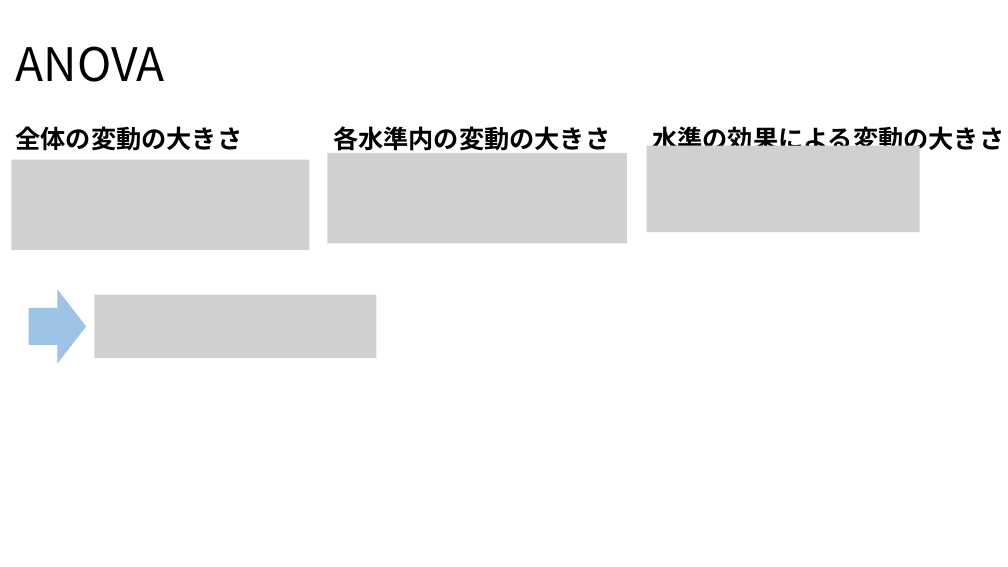
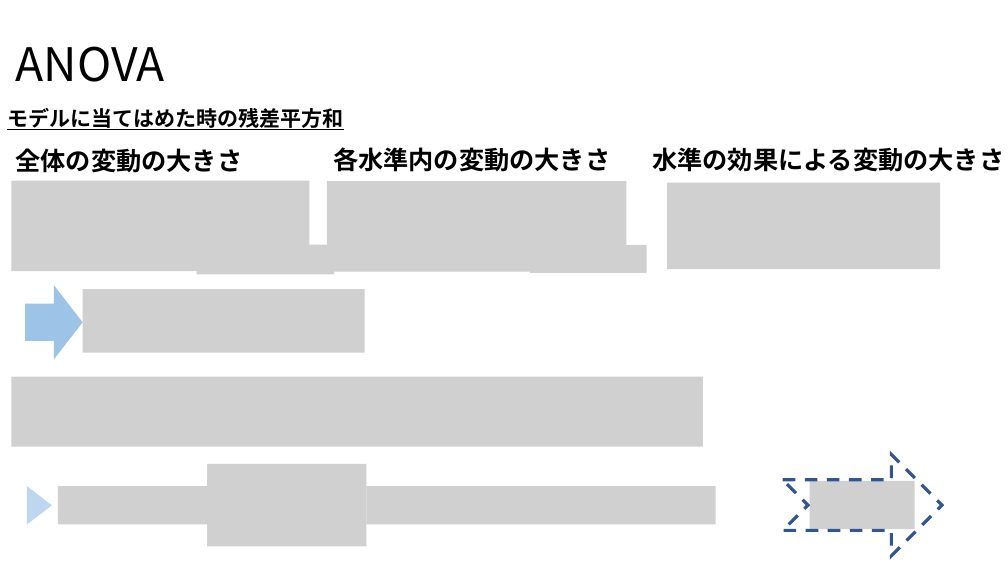
Before and after one commit to Yoshifumi14/stats, a slide deck: slide 14 of statistics2.pptx (slide 13 before the commit). Drawn at 1008x567 pixels with LibreOffice and Linux fonts; fonts in the diff are those of the drawing; grey boxes stand for pictures. Boxes give left, top, right and bottom in pixels: in the first picture for what was removed or moved away, otherwise in the second. Text is boxed around its words. In the diff, an @@ line names an element or a change of style, - is before the commit and + after.

Commit message:
anova end

```diff
--- a/statistics2.pptx
+++ b/statistics2.pptx
@@ text added at [7, 108, 343, 130], 20 pt, text #000000, bold, underline @@
+モデルに当てはめた時の残差平方和
@@ 3 texts, 1 picture: place and size @@
-3 texts, 1 picture at [11, 122, 1004, 250]
+3 texts, 1 picture at [11, 147, 1004, 271]
@@ picture: place and size @@
-picture at [327, 153, 627, 243]
+picture at [327, 181, 626, 272]
@@ picture: place and size @@
-picture at [647, 146, 920, 232]
+picture at [667, 183, 940, 269]
@@ picture added at [197, 244, 334, 274] @@
@@ picture added at [530, 245, 647, 273] @@
@@ right arrow: place and size @@
-right arrow at [29, 290, 86, 364]
+right arrow at [25, 285, 82, 359]
@@ picture: place and size @@
-picture at [95, 295, 377, 358]
+picture at [82, 289, 364, 352]
@@ picture added at [11, 377, 703, 447] @@
@@ picture added at [207, 464, 367, 547] @@
@@ notched right arrow added at [783, 454, 942, 556], outline #325491 3 pt dashed @@
@@ triangle added at [27, 486, 52, 525], fill #BDD7EE @@
@@ picture added at [58, 486, 233, 524] @@
@@ picture added at [367, 486, 716, 524] @@
@@ picture added at [810, 481, 915, 529] @@
```
Also in this commit, not shown: 2 other slides changed, 2 slides added.
